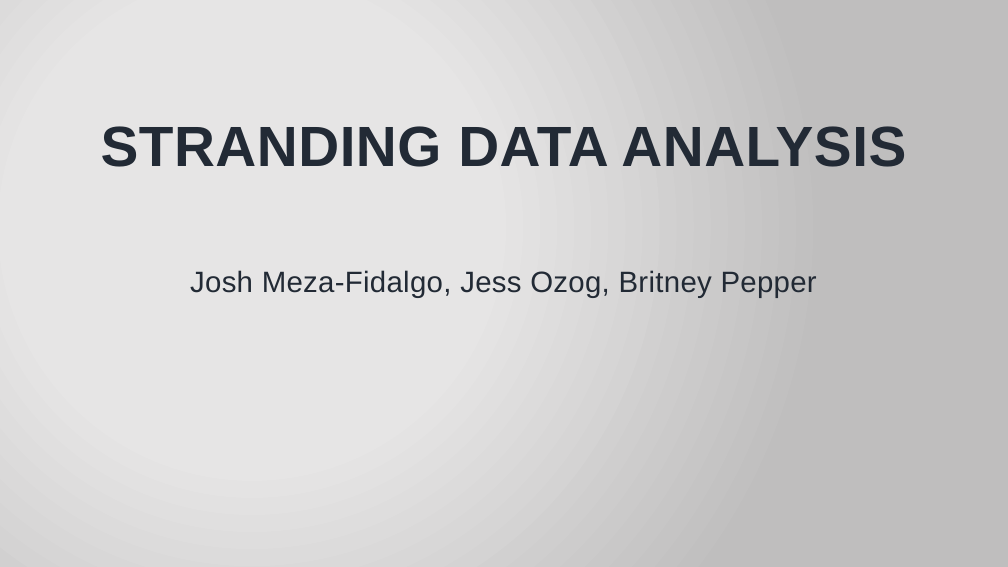
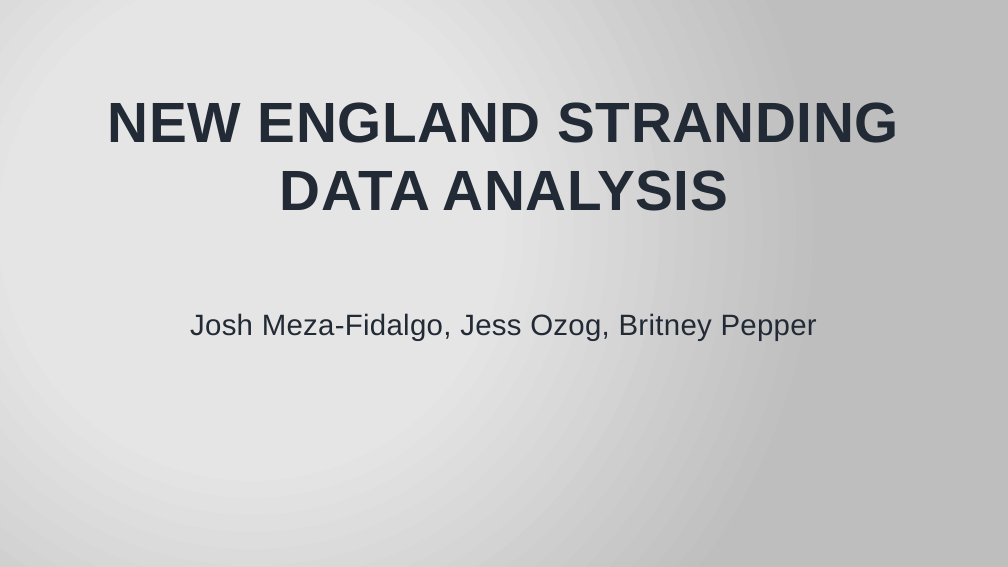
Before and after one commit to jmeza32/MezaFidalgo_Ozog_Pepper_ENV872_EDA_FinalProject, a slide deck: slide 1 of Output/Stranding Data Analysis.pptx. Drawn at 1008x567 pixels with LibreOffice and Linux fonts; fonts in the diff are those of the drawing; background and template pictures are left out. Boxes give left, top, right and bottom in pixels: in the first picture for what was removed or moved away, otherwise in the second. Text is boxed around its words. In the diff, an @@ line names an element or a change of style, - is before the commit and + after.

```diff
--- a/Output/Stranding Data Analysis.pptx
+++ b/Output/Stranding Data Analysis.pptx
@@ title at [108,102,899,211]: text changed @@
-STRANDING DATA ANALYSIS
+NEW ENGLAND STRANDING DATA ANALYSIS
@@ subtitle "Josh Meza-Fidalgo, Jess Ozog, Britney ...": place and size @@
-subtitle "Josh Meza-Fidalgo, Jess Ozog, Britney ..." at [190,270,817,298]
+subtitle "Josh Meza-Fidalgo, Jess Ozog, Britney ..." at [190,313,817,341]
```
Also in this commit, not shown: 1 other slide changed, 6 slides added, 6 slides removed, 2 other files.
